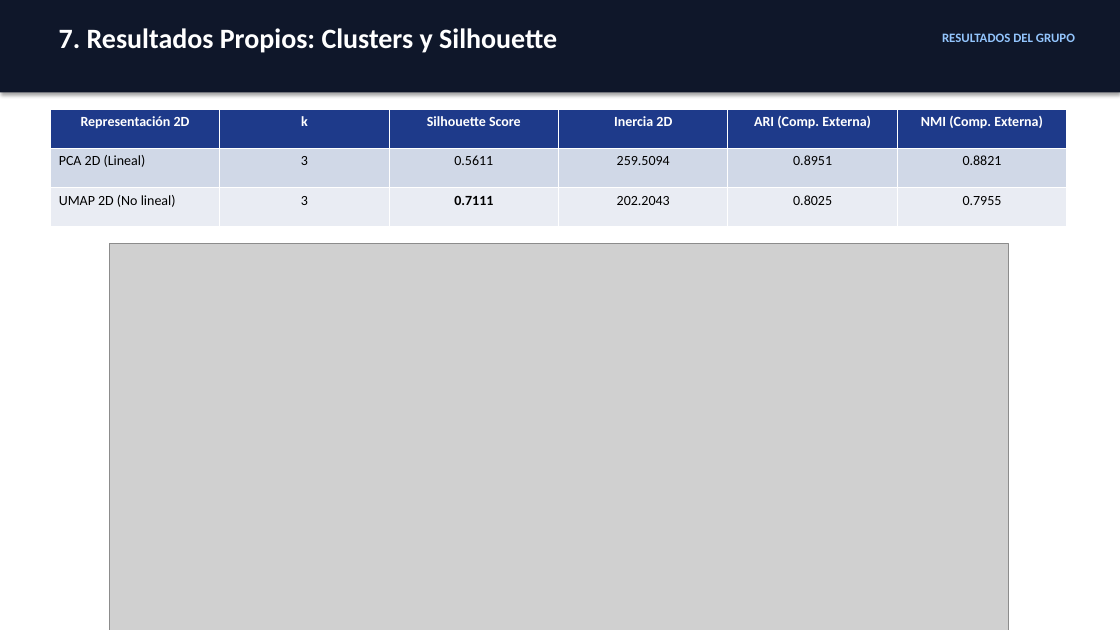
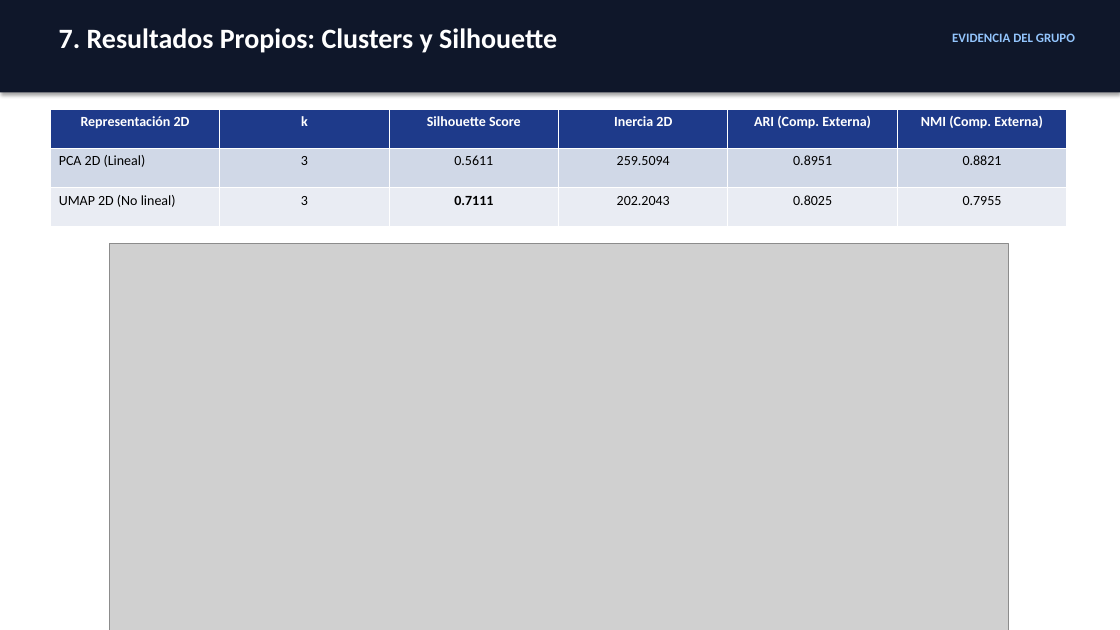
Before and after one commit to SeverichAxl/Autoencoder_UMAP_Clustering, a slide deck: slide 8 of entregables/Presentacion_Grupo3_Autoencoder_UMAP.pptx. Drawn at 1120x630 pixels with LibreOffice and Linux fonts; fonts in the diff are those of the drawing; grey boxes stand for pictures. Boxes give left, top, right and bottom in pixels: in the first picture for what was removed or moved away, otherwise in the second. Text is boxed around its words. In the diff, an @@ line names an element or a change of style, - is before the commit and + after.

```diff
--- a/entregables/Presentacion_Grupo3_Autoencoder_UMAP.pptx
+++ b/entregables/Presentacion_Grupo3_Autoencoder_UMAP.pptx
@@ text at <box>952,33,1075,42</box>: text changed @@
-RESULTADOS DEL GRUPO
+EVIDENCIA DEL GRUPO
```
Also in this commit, not shown: 9 other slides changed, 1 slide added, 1 slide removed, 8 other files.
